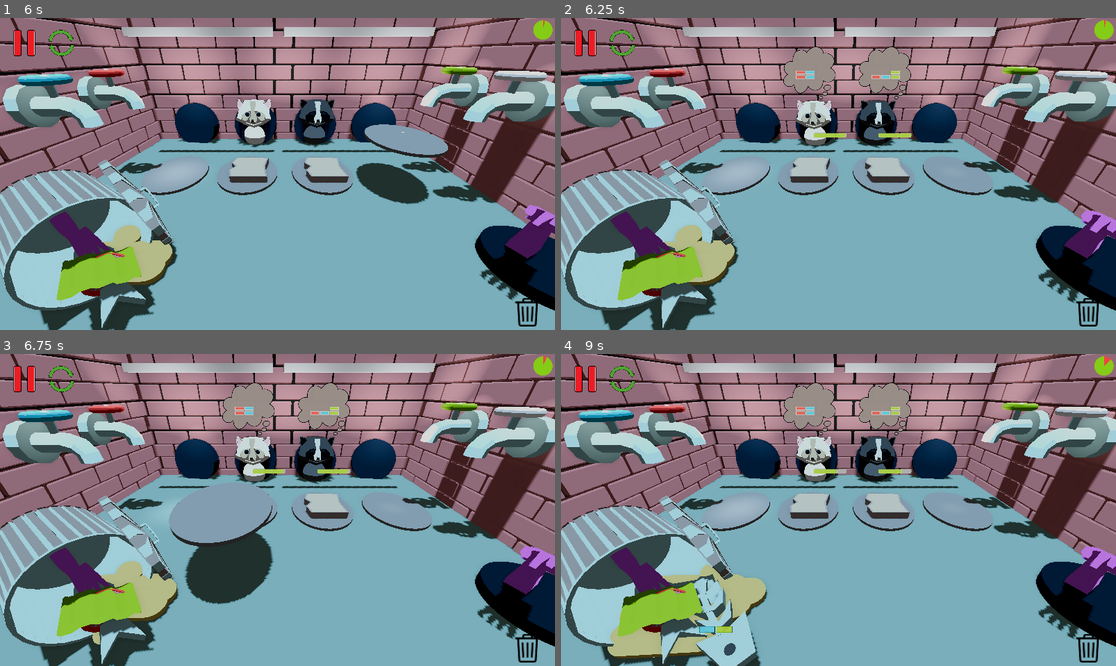
Above: before the commit, frames 1-4 (two rows, left to right).
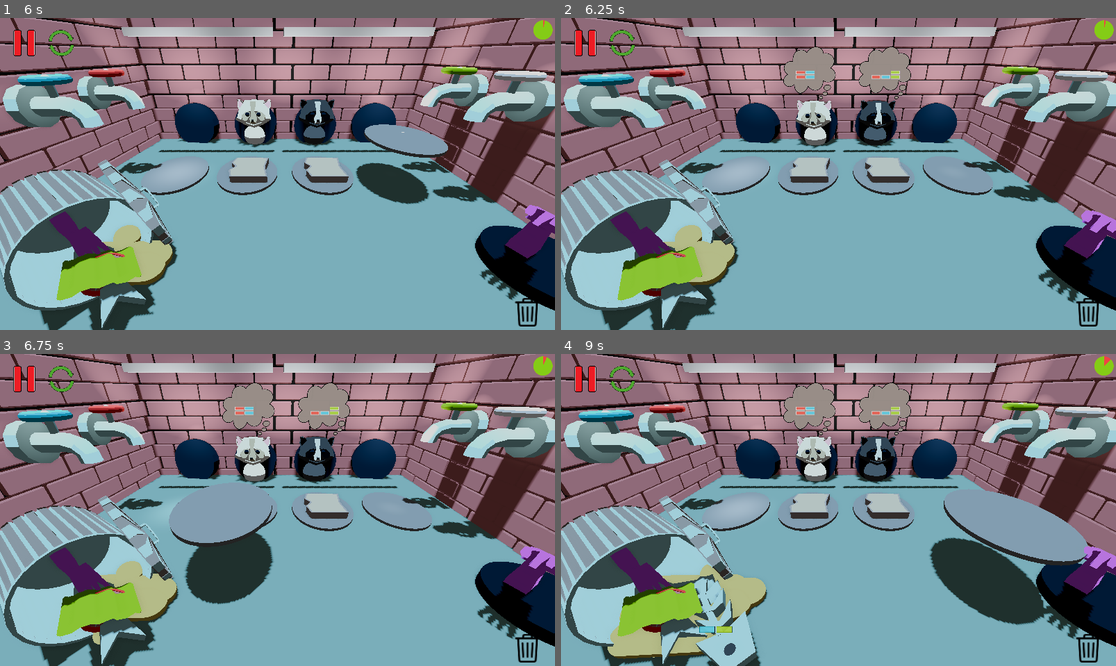
Above: after the commit, the same moments.

Repository: gabrield67/Sandwich-Shop
Game: Godot game, scene res://scenes/Game/game_final.tscn
Same seed, same stepped clock (60 frames per second), same inputs: the game is played once before the commit and once after it.
Inputs (mouse positions are in pixels of both pictures, inside the frame that each line leads up to):
- Up to frame 1 (6 s): click (61, 42) at 0.5 s; click (61, 42) at 1.25 s; click (61, 42) at 2 s; click (61, 42) at 2.75 s; click (61, 42) at 3.5 s; click (61, 42) at 4.25 s; click (22, 42) at 5 s; move the mouse to (399, 158) at 5.77 s; click (399, 158) at 5.92 s
- Up to frame 2 (6.25 s): no input
- Up to frame 3 (6.75 s): drag from (166, 525) to (249, 572) at 6.52 s
- Up to frame 4 (9 s): move the mouse to (894, 441) at 7.27 s; click (894, 441) at 7.42 s; drag from (810, 572) to (672, 463) at 8.02 s; move the mouse to (1005, 556) at 8.77 s; click (1005, 556) at 8.92 s

Frame 1 is identical in both runs. In frame 2, 0.2% of the frame differs, in the area x 45-64%, y 36-39%; in frame 3, 0.2%; in frame 4, 5.7%, in the area x 45-95%, y 36-87%.

Commit message:
Adjusted Hit Boxes

Diff:
--- a/scenes/Ingredients/Bread.tscn
+++ b/scenes/Ingredients/Bread.tscn
@@ -11,7 +11,7 @@
 [ext_resource type="Texture2D" uid="uid://bx3pi75y8uocb" path="res://assets/Upgrade Plus.png" id="9_3p2gm"]
 
 [sub_resource type="BoxShape3D" id="BoxShape3D_kf4f7"]
-size = Vector3(1, 3, 6)
+size = Vector3(1, 3, 8)
 
 [sub_resource type="StandardMaterial3D" id="StandardMaterial3D_3deqp"]
 transparency = 1
@@ -30,7 +30,7 @@
 script = ExtResource("1_kf4f7")
 
 [node name="CollisionShape3D" type="CollisionShape3D" parent="." unique_id=584160643]
-transform = Transform3D(1, 0, 0, 0, 1, 0, 0, 0, 1, 0, 0.4065671, 0)
+transform = Transform3D(1, 0, 0, 0, 1, 0, 0, 0, 1, 0, 0.4065671, 2.0539875)
 shape = SubResource("BoxShape3D_kf4f7")
 
 [node name="ActualFlavorProfile" parent="." unique_id=414758302 instance=ExtResource("2_rap00")]
--- a/scenes/Raccoon/raccoon.tscn
+++ b/scenes/Raccoon/raccoon.tscn
@@ -19,7 +19,7 @@
 viewport_path = NodePath("Flavor Display/Flavor Viewport")
 
 [sub_resource type="BoxShape3D" id="BoxShape3D_vwr5m"]
-size = Vector3(4, 4, 4)
+size = Vector3(1, 4, 6)
 
 [node name="Raccoon" type="Area3D" unique_id=1000162927]
 transform = Transform3D(1.5, 0, 0, 0, 1.5, 0, 0, 0, 1.5, 0, 0, 0)
@@ -39,6 +39,7 @@
 transparent_bg = true
 
 [node name="Timer 3D" parent="Timer Display/Timer Viewport" unique_id=1129717321 instance=ExtResource("2_wngsp")]
+visible = false
 
 [node name="Raccoon Timer" type="Timer" parent="." unique_id=2134176697]
 
@@ -69,6 +70,7 @@
 transform = Transform3D(1, 0, 0, 0, 1, 0, 0, 0, 1, 0, 1.2670898, -0.36985)
 visible = false
 shape = SubResource("BoxShape3D_vwr5m")
+debug_color = Color(0, 0, 0.69803923, 0.41960785)
 
 [node name="Sprite3D" type="Sprite3D" parent="." unique_id=1996389846]
 transform = Transform3D(0.6539514, 0, 0, 0, 0.61910796, 0, 0, 0, 1, -0.078992486, 0.8164034, 1.1327907)
